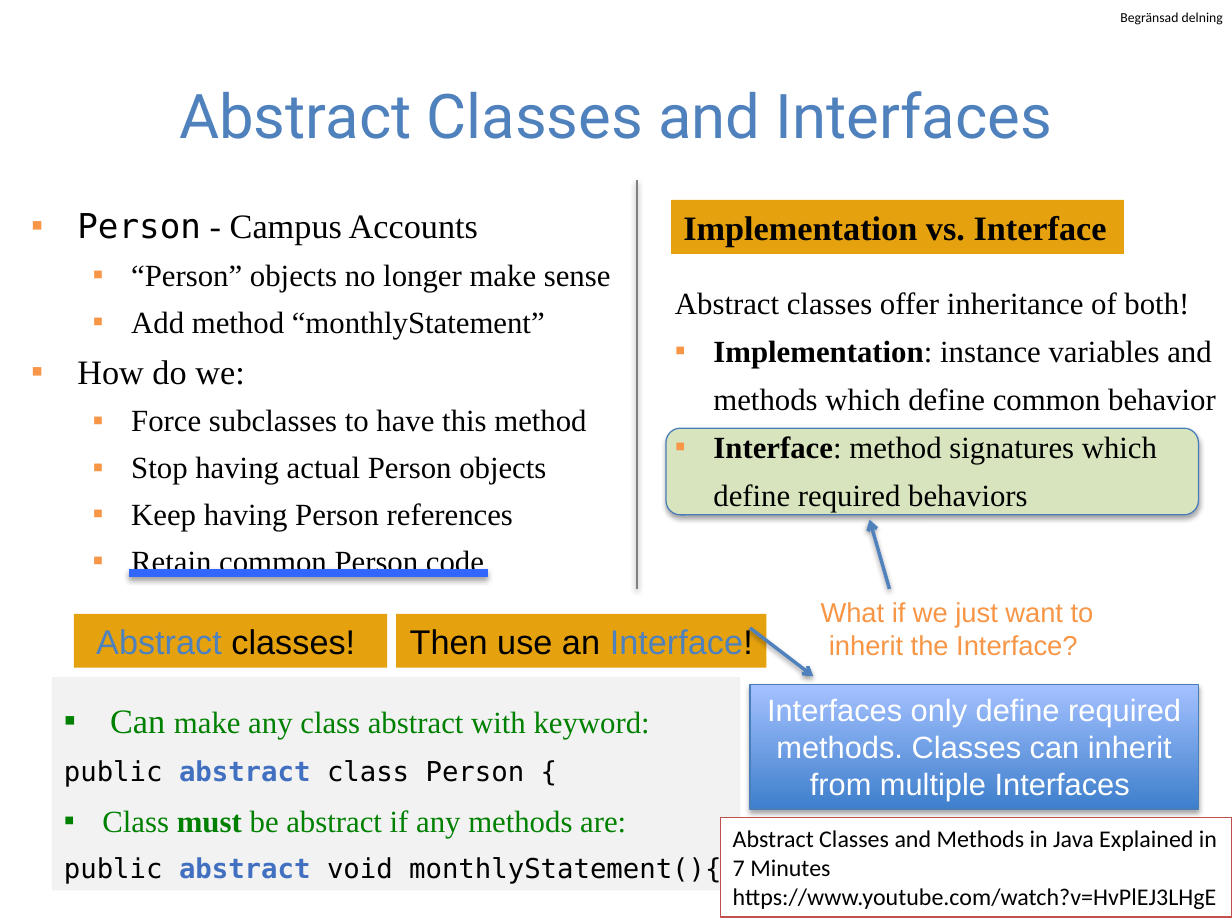
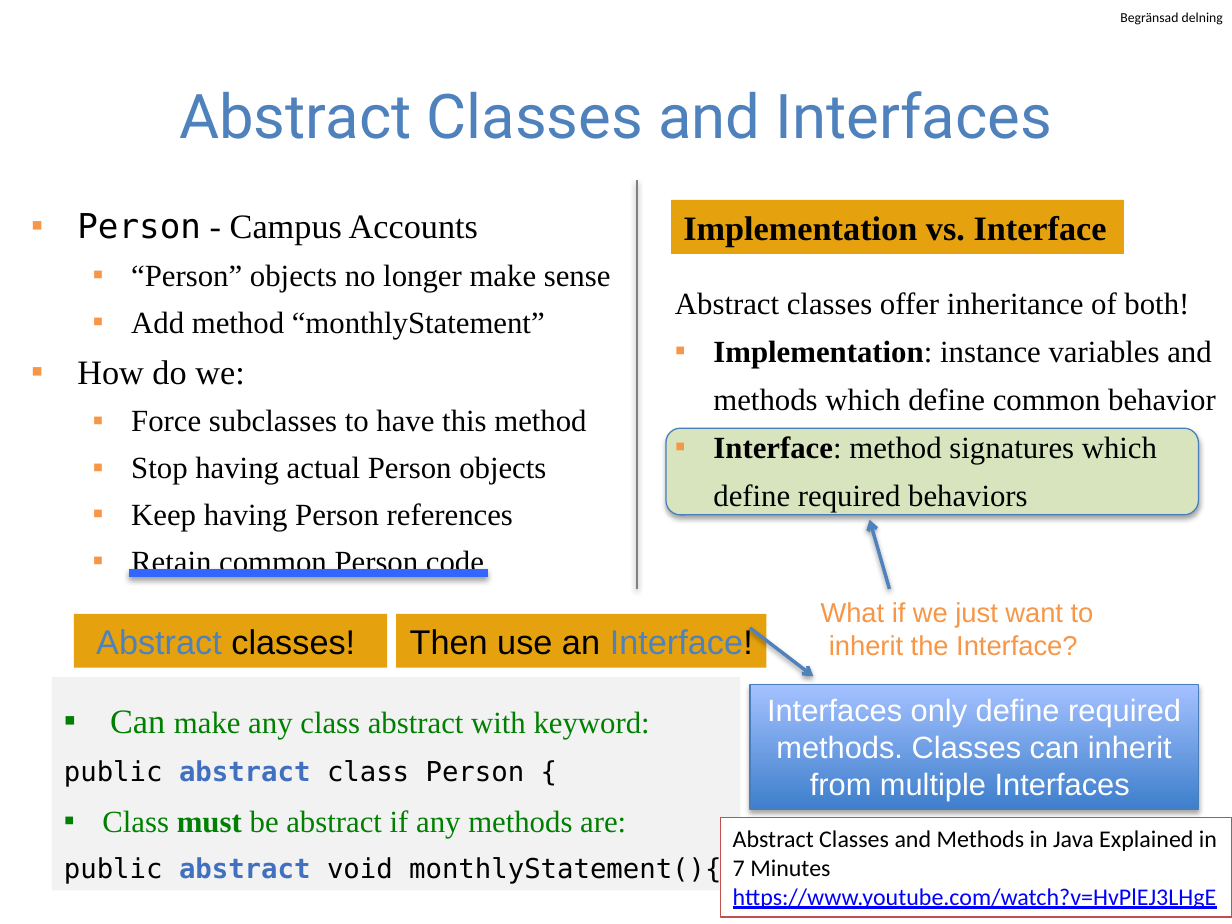
Before and after one commit to guhofstra/CSC111Fa25, a slide deck: slide 27 of PPTs/Lecture 3-inheritance and polymorphism.pptx. Drawn at 1232x924 pixels with LibreOffice and Linux fonts; fonts in the diff are those of the drawing. Boxes give left, top, right and bottom in pixels: in the first picture for what was removed or moved away, otherwise in the second. Text is boxed around its words. In the diff, an @@ line names an element or a change of style, - is before the commit and + after.

```diff
--- a/PPTs/Lecture 3-inheritance and polymorphism.pptx
+++ b/PPTs/Lecture 3-inheritance and polymorphism.pptx
@@ text in rectangle at (x1=733, y1=888, x2=1217, y2=909): text colour #000000 to #0000FF, underline on in "https://www.youtube.com/watch?v=HvPlEJ3LHgE" @@
```
Also in this commit, not shown: 1 other slide changed, 6 other files.
